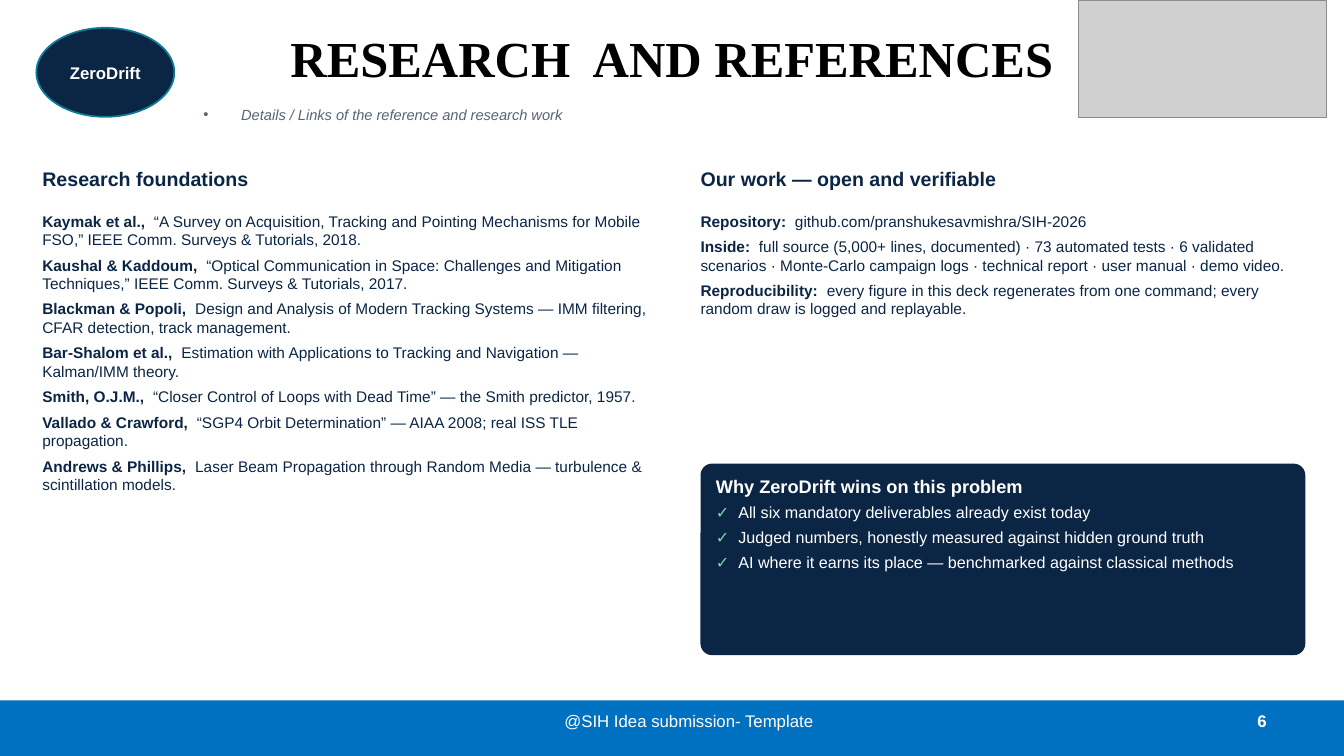
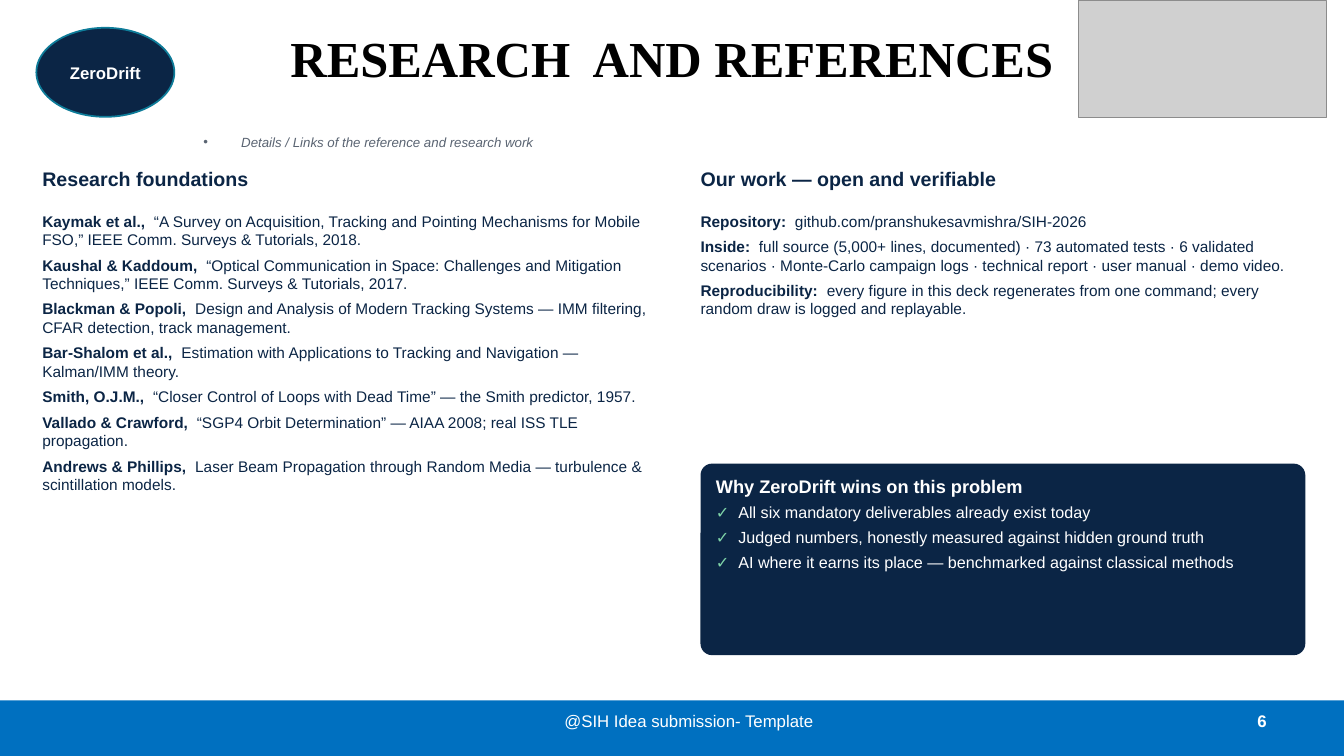
Before and after one commit to pranshukesavmishra/SIH2026, a slide deck: slide 6 of docs/submission/ZeroDrift_SIH26169.pptx. Drawn at 1344x756 pixels with LibreOffice and Linux fonts; fonts in the diff are those of the drawing; grey boxes stand for pictures. Boxes give left, top, right and bottom in pixels: in the first picture for what was removed or moved away, otherwise in the second. Text is boxed around its words. In the diff, an @@ line names an element or a change of style, - is before the commit and + after.

```diff
--- a/docs/submission/ZeroDrift_SIH26169.pptx
+++ b/docs/submission/ZeroDrift_SIH26169.pptx
@@ text "Details / Links of the ...": place and size @@
-text "Details / Links of the ..." at (241,109,562,120)
+text "Details / Links of the ..." at (241,137,533,147)
@@ text "Details / Links of the ..." at (241,137,533,147): size 10.5 to 9.5 pt @@
```
Also in this commit, not shown: 4 other slides changed, 1 other file.
